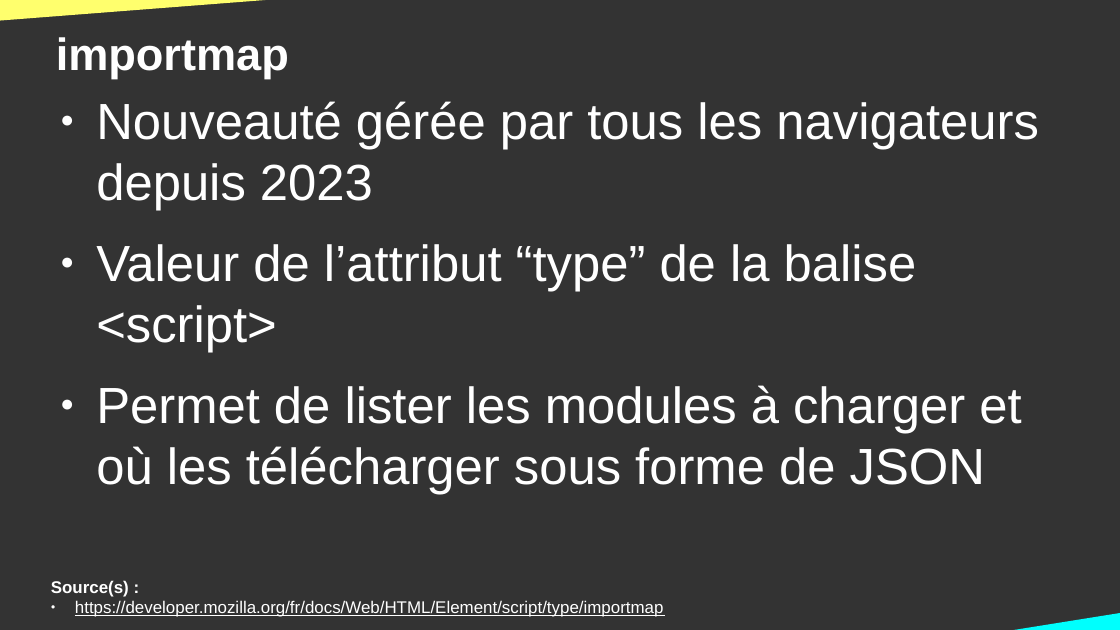
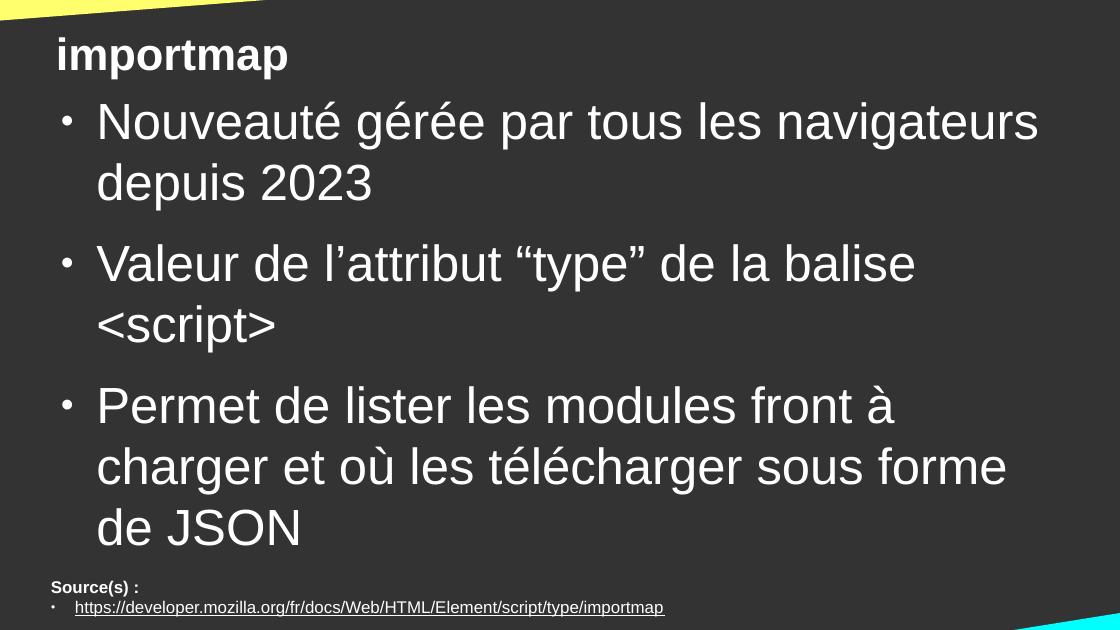
Before and after one commit to DanYellow/cours, a slide deck: slide 4 of developpement-web-et-dispositif-interactif-s6/travaux-pratiques/numero-3/presentation.odp. Drawn at 1120x630 pixels with LibreOffice and Linux fonts; fonts in the diff are those of the drawing. Boxes give left, top, right and bottom in pixels: in the first picture for what was removed or moved away, otherwise in the second. Text is boxed around its words. In the diff, an @@ line names an element or a change of style, - is before the commit and + after.

```diff
--- a/developpement-web-et-dispositif-interactif-s6/travaux-pratiques/numero-3/presentation.odp
+++ b/developpement-web-et-dispositif-interactif-s6/travaux-pratiques/numero-3/presentation.odp
@@ text at <box>96,385,1008,546</box>: text changed @@
-● Permet de lister les modules à charger et où les télécharger sous forme de JSON
+● Permet de lister les modules front à charger et où les télécharger sous forme de JSON
```
Also in this commit, not shown: 4 other slides changed, 1 other file.
